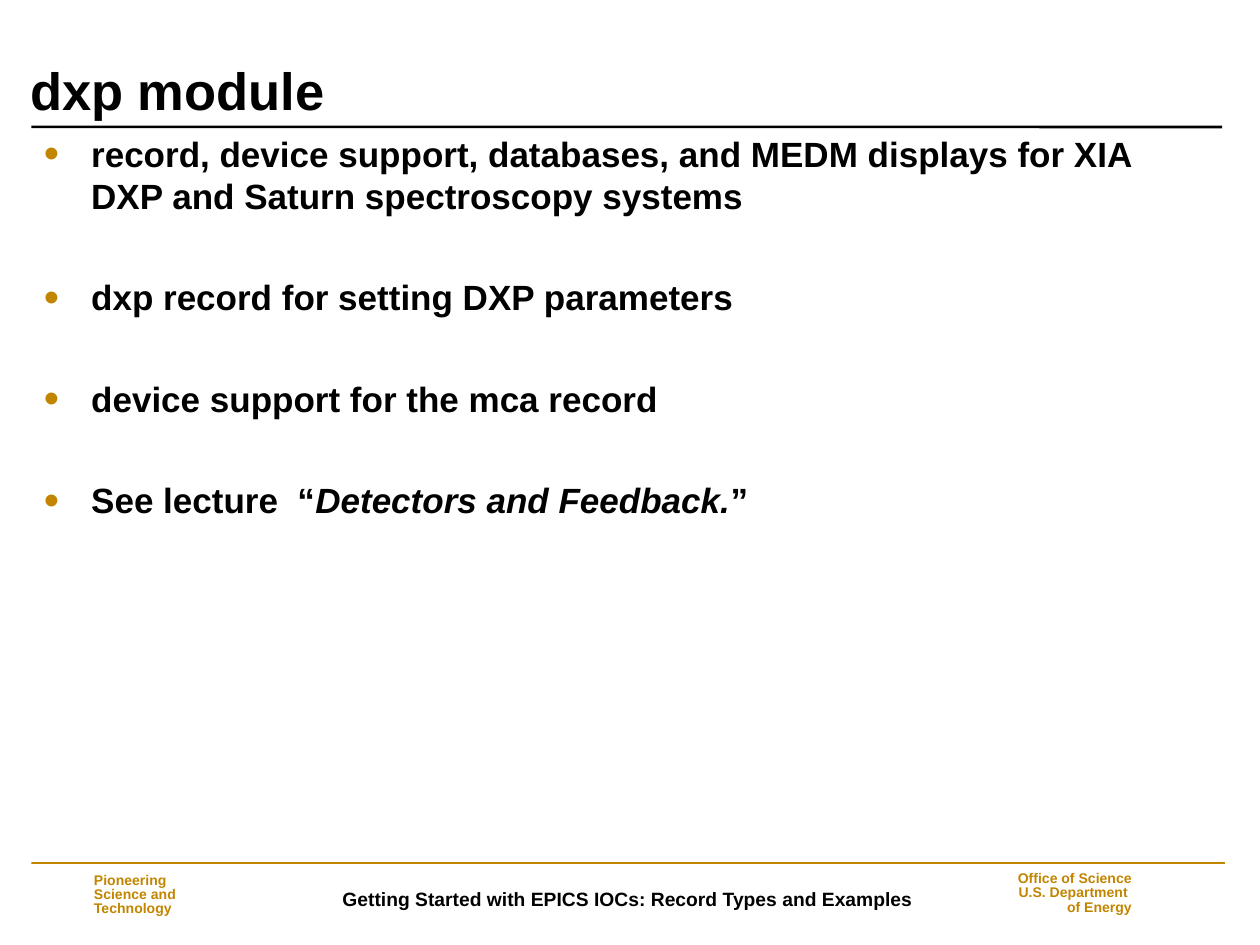
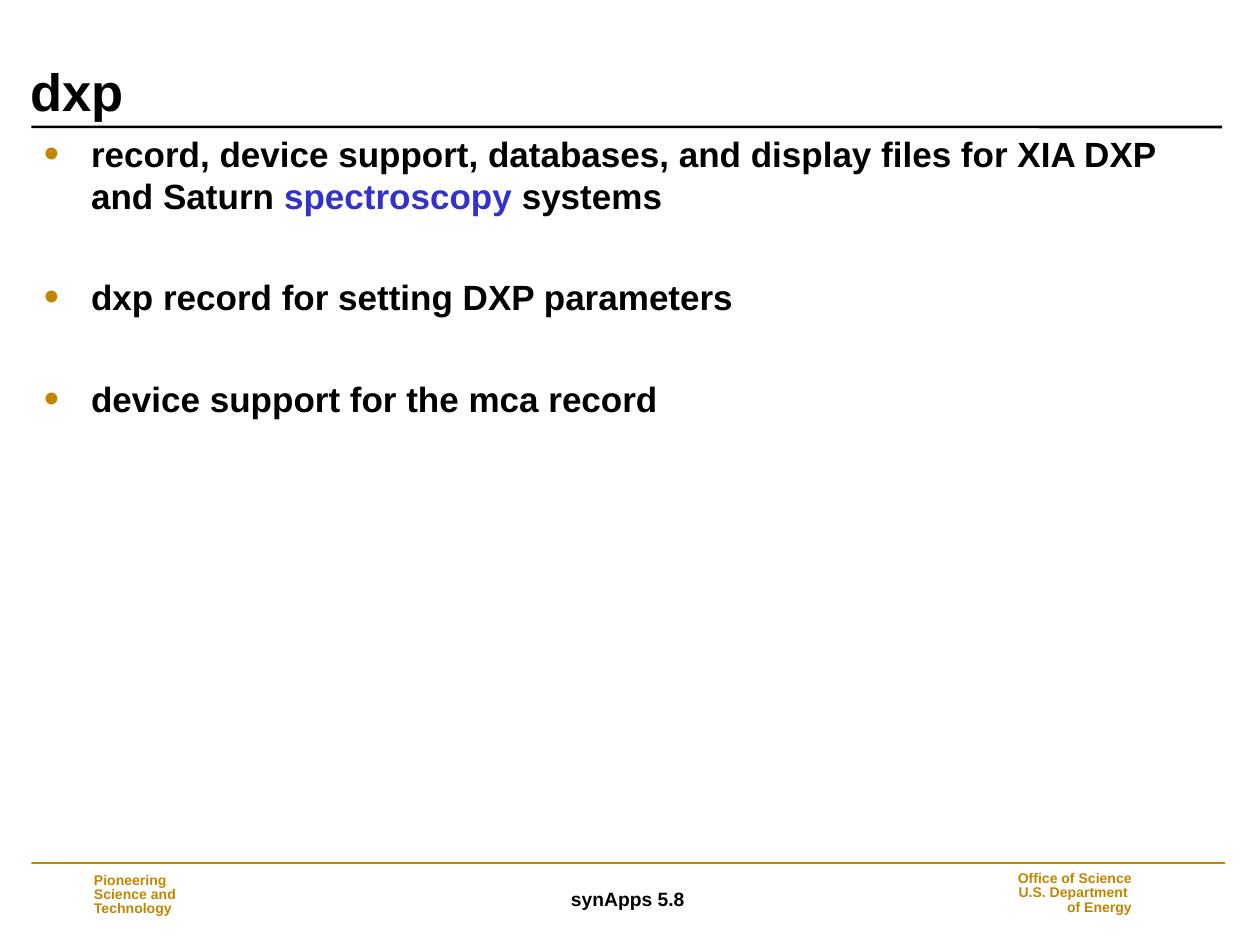
Before and after one commit to EPICS-synApps/support, a slide deck: slide 19 of documentation/IntroToSynApps.ppt (slide 16 before the commit). Drawn at 1260x945 pixels with LibreOffice and Linux fonts; fonts in the diff are those of the drawing; background and template pictures are left out. Boxes give left, top, right and bottom in pixels: in the first picture for what was removed or moved away, otherwise in the second. Text is boxed around its words. In the diff, an @@ line names an element or a change of style, - is before the commit and + after.

Commit message:
synApps_5_8

```diff
--- a/documentation/IntroToSynApps.ppt
+++ b/documentation/IntroToSynApps.ppt
@@ title at (x1=30, y1=73, x2=123, y2=122): text changed @@
-dxp module
+dxp
@@ text at (x1=91, y1=141, x2=1156, y2=215): text changed @@
-• record, device support, databases, and MEDM displays for XIA DXP and Saturn spectroscopy systems
+• record, device support, databases, and display files for XIA DXP and Saturn spectroscopy systems
@@ text at (x1=91, y1=487, x2=748, y2=514): paragraph removed @@
-• See lecture “Detectors and Feedback.”
@@ text at (x1=571, y1=892, x2=685, y2=910): text changed @@
-Getting Started with EPICS IOCs: Record Types and Examples
+synApps 5.8
```
Also in this commit, not shown: 36 other slides changed, 13 slides added, 4 slides removed.
